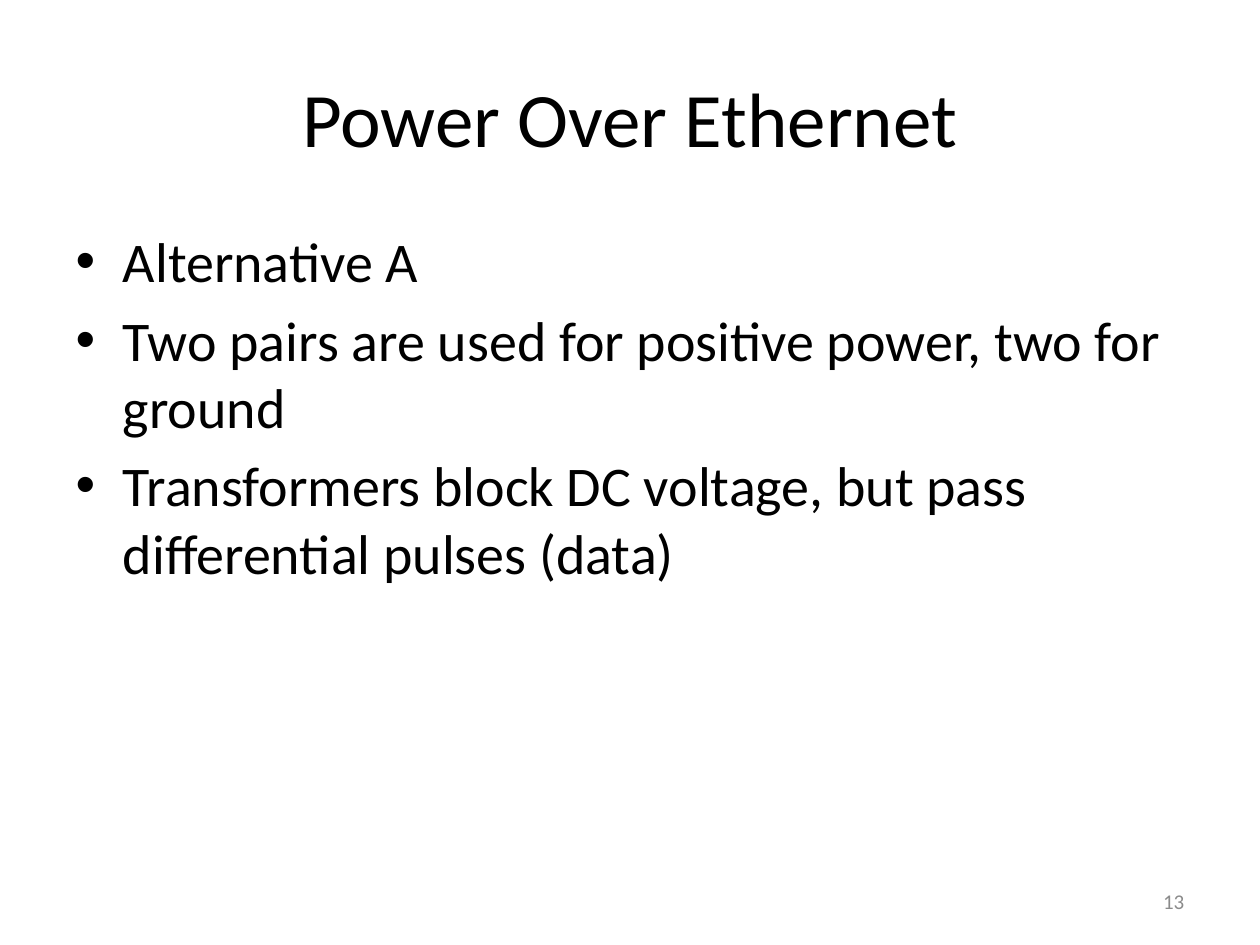
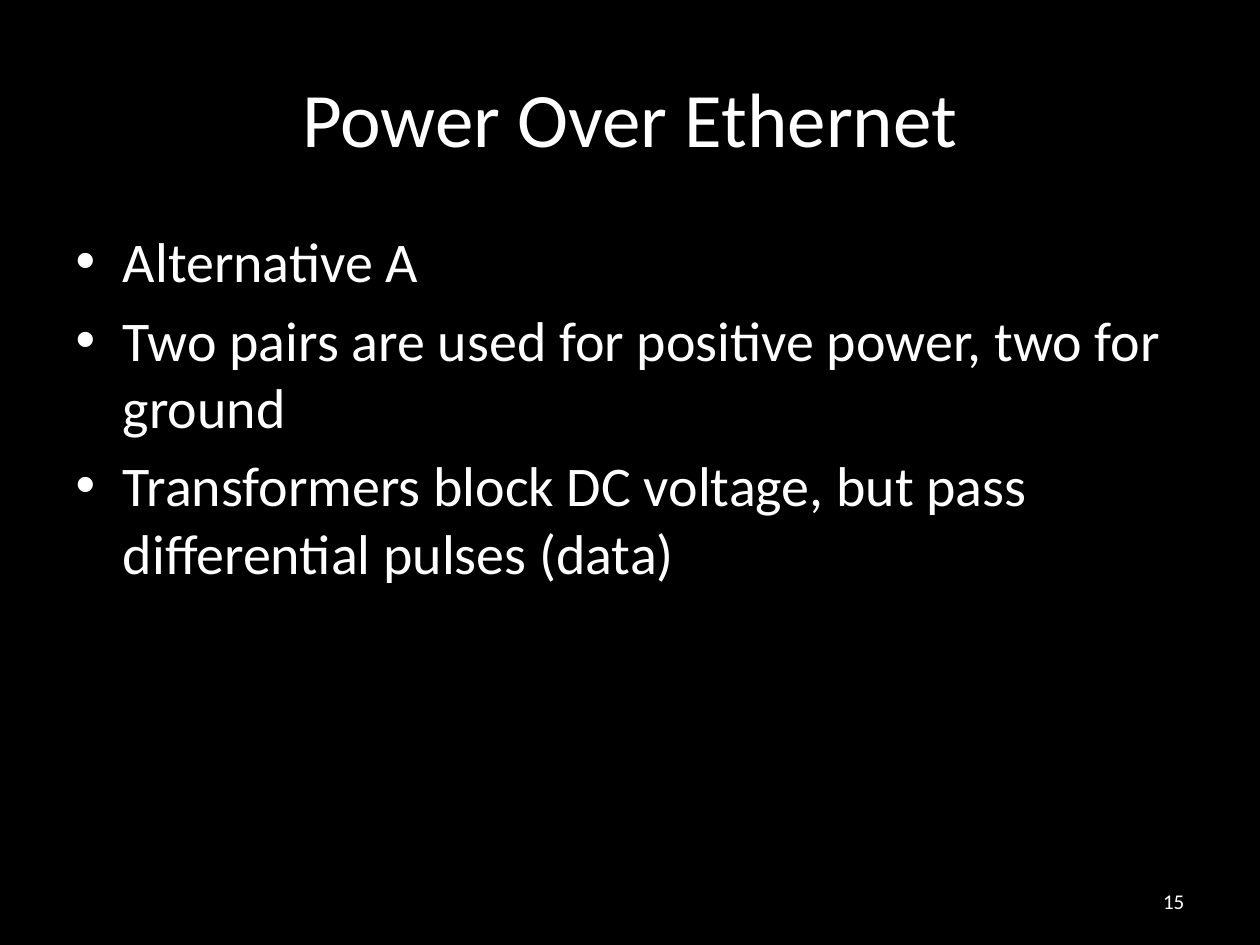
Before and after one commit to carlosgj/FRC-Training, a slide deck: slide 15 of Networking Basics.pptx (slide 13 before the commit). Drawn at 1260x945 pixels with LibreOffice and Linux fonts; fonts in the diff are those of the drawing; background and template pictures are left out. Boxes give left, top, right and bottom in pixels: in the first picture for what was removed or moved away, otherwise in the second. Text is boxed around its words. In the diff, an @@ line names an element or a change of style, - is before the commit and + after.

```diff
--- a/Networking Basics.pptx
+++ b/Networking Basics.pptx
@@ background #FFFFFF to #000000 @@
@@ title "Power Over Ethernet" at [302, 93, 957, 148]: text colour #000000 to #FFFFFF @@
@@ text "Alternative A" at [123, 243, 1160, 583]: text colour #000000 to #FFFFFF @@
@@ page number at [1163, 895, 1184, 909]: text changed; text colour #8C8C8C to #FFFFFF @@
-13
+15
```
Also in this commit, not shown: 62 other slides changed, 2 slides added, 1 other file.
